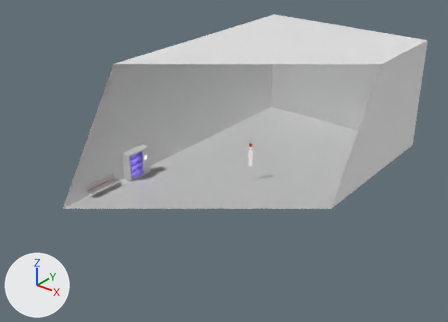
What one commit did to the Blender file maps/blend_files/main_menu.blend.
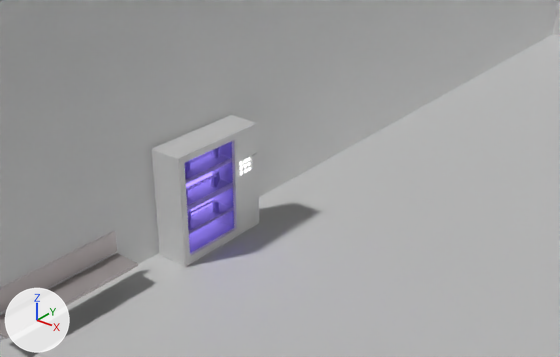
Each version is shown whole from a camera (50 mm lens) standing at (22.61, -31.2, 18.92) and looking at (-0.84, -1.89, 0.75), then close up from a camera (50 mm lens) standing at (1.92, -13.17, 5.9) and looking at (-5.29, -4.15, 0.31). Every picture has the same lights, and +X, +Y and +Z are marked at lower left. Everything nearer to the camera than a plane just in front of the edit is cut away.
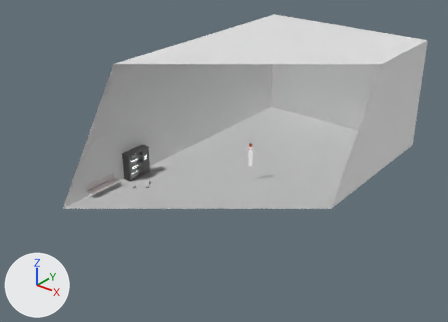
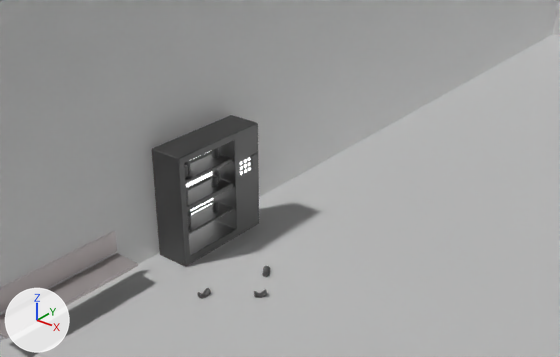
Changed parts and their boxes [x1, y1, x2, y2] in the close-ups (560 x 357 px):
'Cube', recoloured, surface changed: [152, 115, 259, 267] in both
'Cube.001', hidden: before [185, 141, 234, 253]
'Cylinder', recoloured, surface changed, reshaped (not visible before): after [185, 148, 270, 298]
part 1 of me_cylinder, added: after [197, 288, 211, 298]
part 2 of me_cylinder, added: after [262, 266, 270, 277]
part 3 of me_cylinder, added: after [254, 289, 267, 298]
part 4 of me_cylinder, recoloured: after [185, 148, 220, 228]

Patch to the scene script:
```diff
--- a/maps/blend_files/main_menu.blend.py
+++ b/maps/blend_files/main_menu.blend.py
@@ mat_metal @@
 mat_metal = principled_material('metal')
-mat_metal.base_color = (0.8, 0.8, 0.8)  # white #e7e7e7
+mat_metal.base_color = (0.0993, 0.0993, 0.0993)  # dark grey #595959
+mat_metal.metallic = 0.5
@@ me_cylinder @@
 # used by ob_cylinder; location = (-6.44, -5.21, 0.49)
-me_cylinder.from_pydata(...)  # 576 vertices, 306 faces; spans x -0.256..0.058, y -0.058..0.94, z -1.06..0.095
+me_cylinder.from_pydata(...)  # 864 vertices, 504 faces; spans x -0.256..1.818, y -0.804..0.94, z -1.627..0.095
+# me_cylinder part 1: a new loose piece of 96 vertices spanning x 0.948..1.09, y -0.804..-0.6, z -1.627..-1.507, in mat_metal (dark grey #595959)
+# me_cylinder part 2: a new loose piece of 96 vertices spanning x 1.281..1.482, y 0.287..0.509, z -1.627..-1.507, in mat_metal (dark grey #595959)
+# me_cylinder part 3: a new loose piece of 96 vertices spanning x 1.61..1.818, y -0.259..-0.038, z -1.627..-1.507, in mat_metal (dark grey #595959)
+# me_cylinder part 4: 306 faces spanning x -0.256..0.058, y -0.058..0.94, z -1.06..0.095 switch from no material to mat_metal (dark grey #595959)
@@ ob_cube_001 @@
 _m = ob_cube_001.modifiers.new('Bevel', 'BEVEL')
 _m.width_pct = 0.01
+ob_cube_001.hide_set(True)
```
